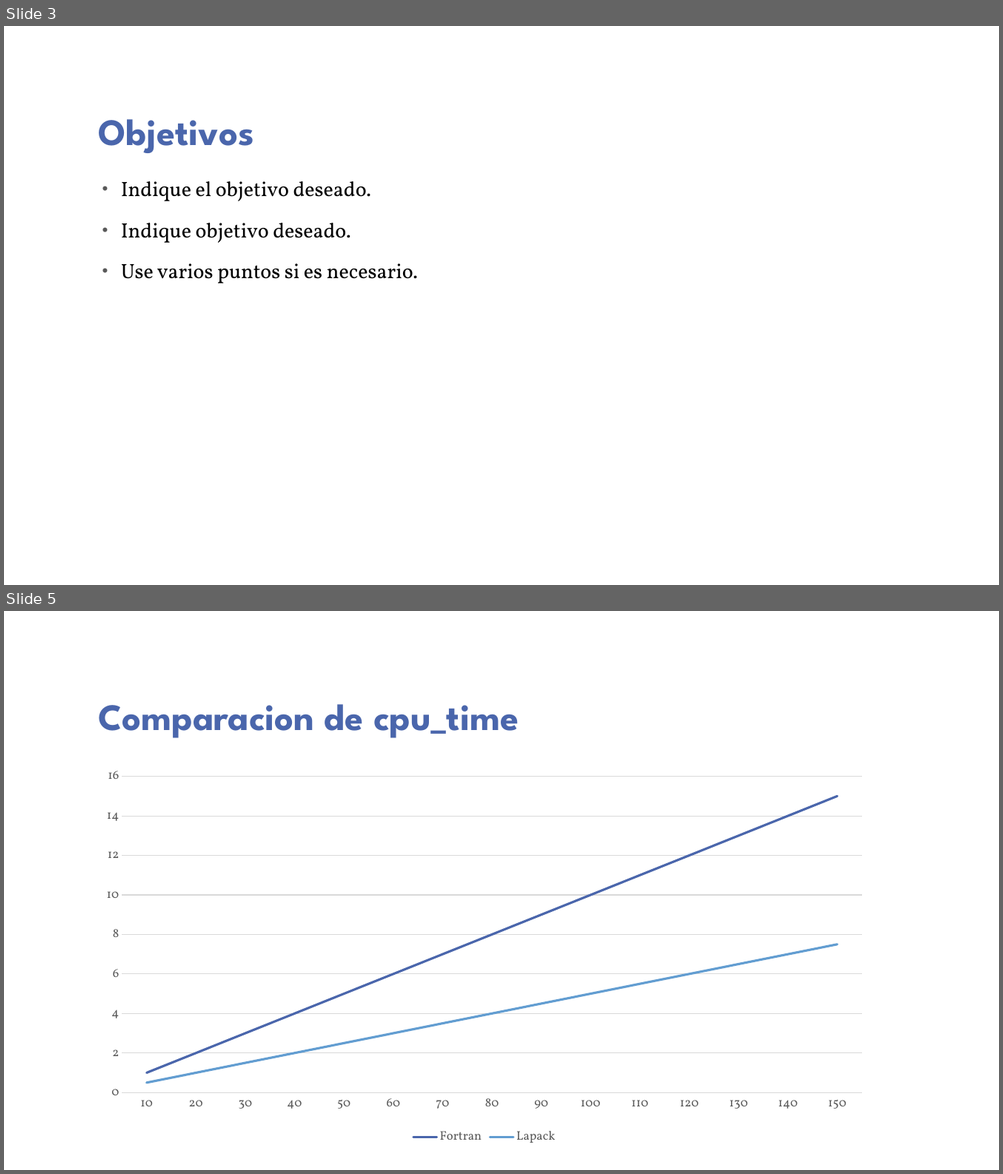
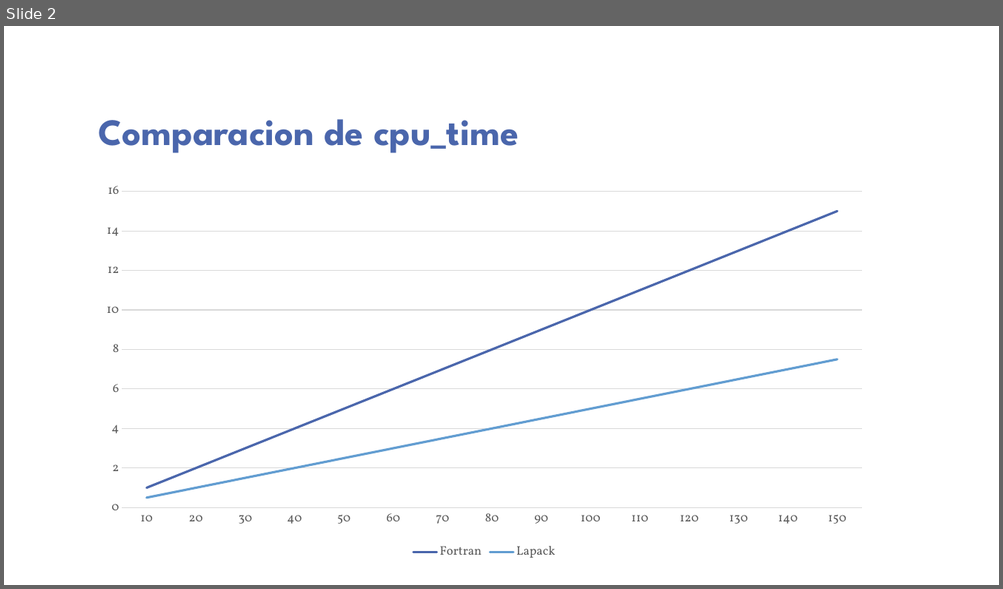
Before and after one commit to guaguaUPM/UPM, a slide deck: lu-lapack.pptx. Shown one above the other, each under a label of ours: slides 3 and 5 before the commit, slide 2 after it; the slides between them are not shown. The pictures are 1003x1174 and 1003x589 pixels, drawn with LibreOffice and Linux fonts; fonts in the diff are those of the drawing; background and template pictures are left out. Boxes give left, top, right and bottom in pixels: in the first picture for what was removed or moved away, otherwise in the second. Text is boxed around its words. In the diff, an @@ line names an element or a change of style, - is before the commit and + after.

```diff
--- a/lu-lapack.pptx
+++ b/lu-lapack.pptx
@@ slide 3 removed at <box>4,26,999,585</box>, background picture (left out) @@
@@ title removed at <box>99,119,255,153</box> @@
-Objetivos
@@ text removed at <box>121,181,418,284</box> @@
-• Indique el objetivo deseado.
-• Indique objetivo deseado.
-• Use varios puntos si es necesario.
@@ what was slide 5 is now slide 2 @@
```
Also in this commit, not shown: 1 slide added, 5 other slides removed.
